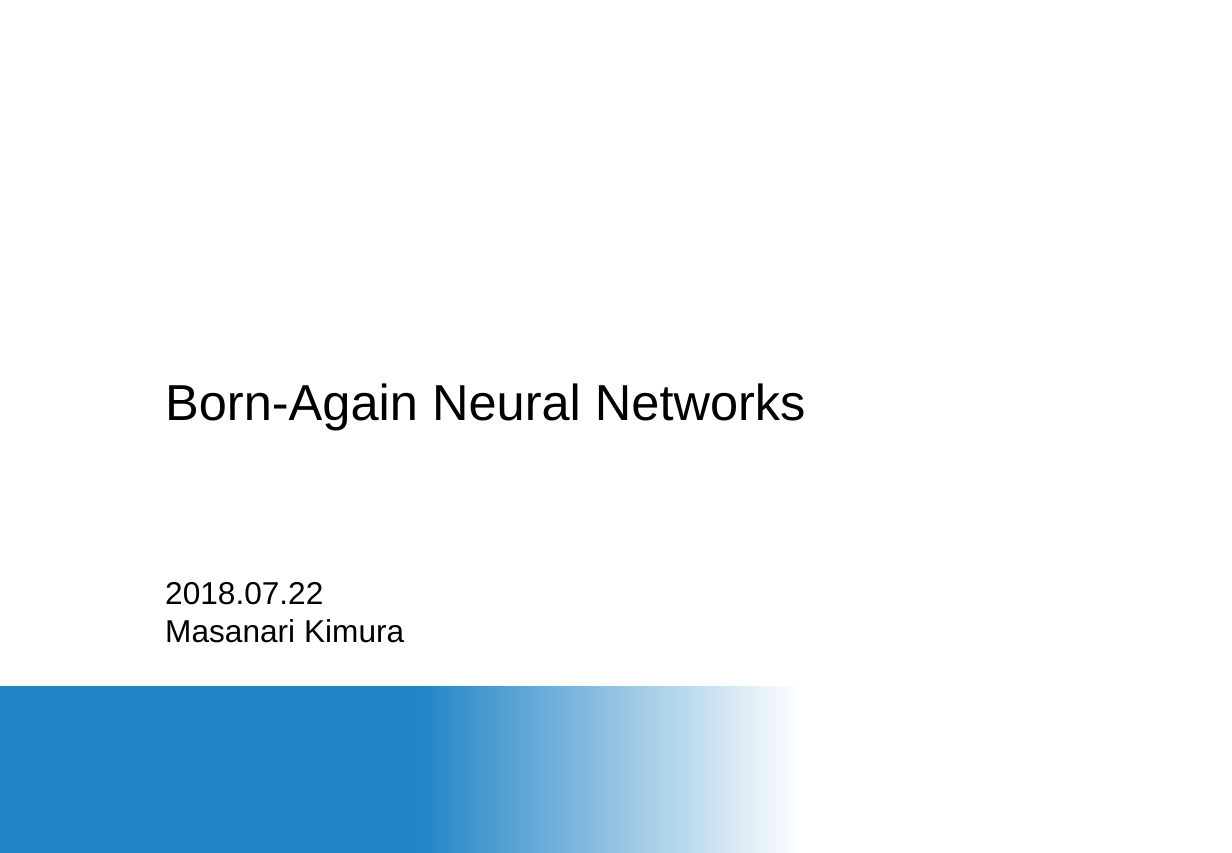
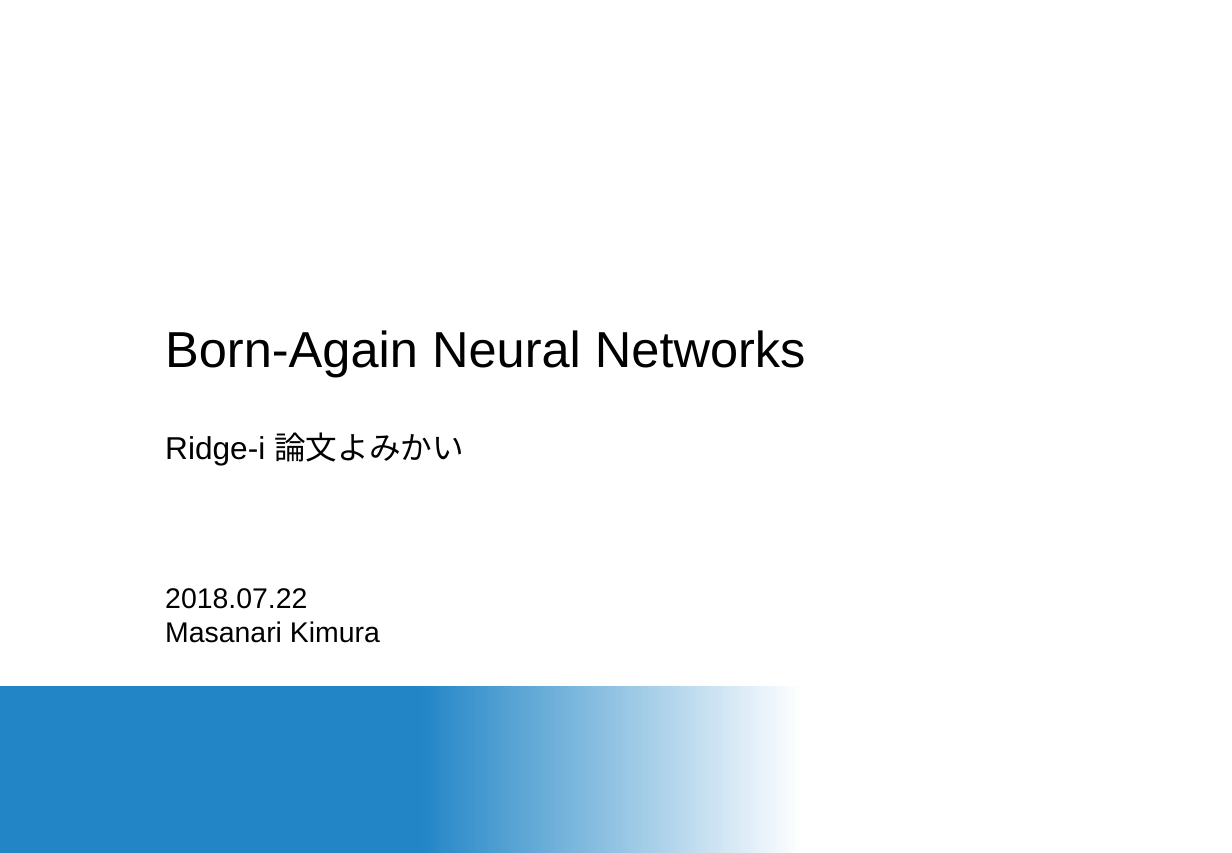
Before and after one commit to nocotan/slides, a slide deck: slide 1 of ban.pptx. Drawn at 1232x853 pixels with LibreOffice and Linux fonts; fonts in the diff are those of the drawing; background and template pictures are left out. Boxes give left, top, right and bottom in pixels: in the first picture for what was removed or moved away, otherwise in the second. Text is boxed around its words. In the diff, an @@ line names an element or a change of style, - is before the commit and + after.

```diff
--- a/ban.pptx
+++ b/ban.pptx
@@ title at (165, 330, 806, 465): text changed @@
-Born-Again Neural Networks
+Born-Again Neural Networks
+Ridge-i 論文よみかい
@@ subtitle "2018.07.22" at (165, 588, 380, 643): size 20 to 18 pt @@
```
Also in this commit, not shown: 3 other slides changed.
